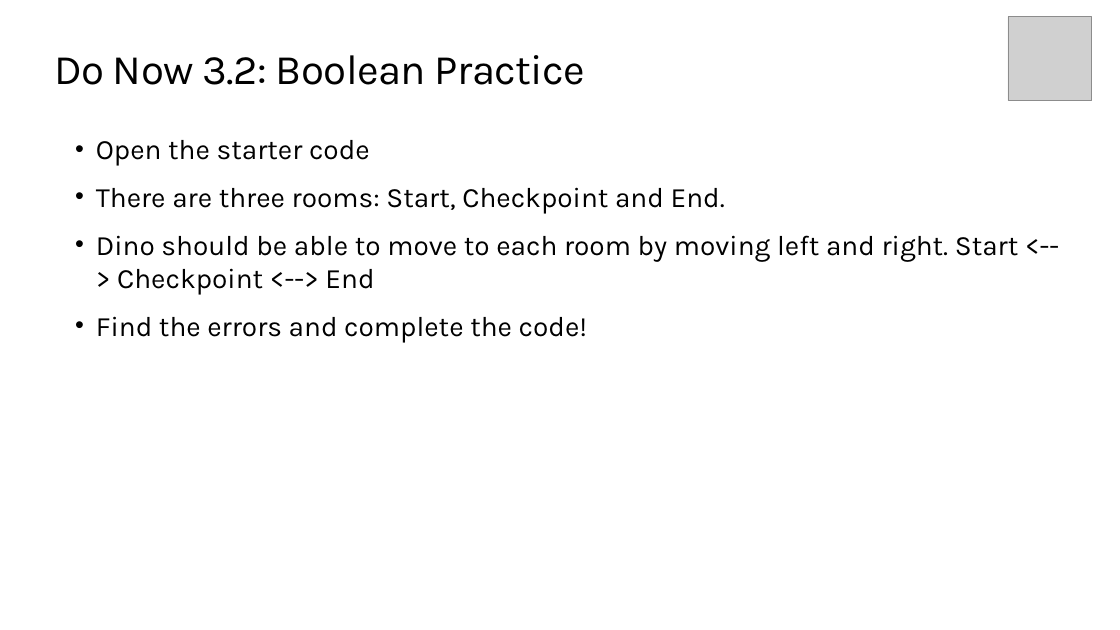
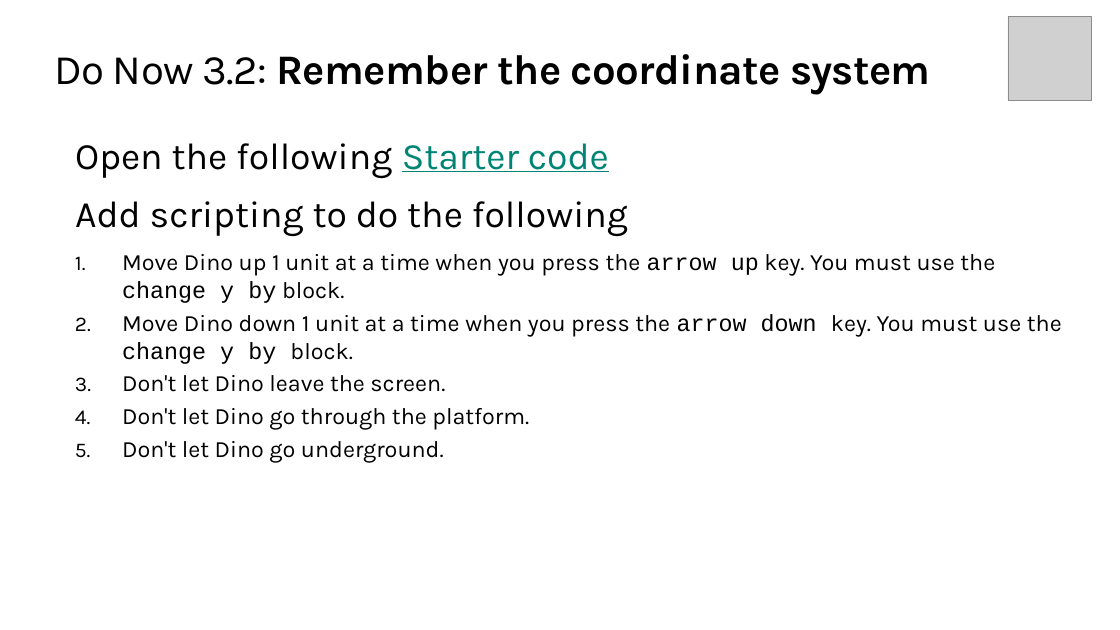
Before and after one commit to TEALSK12/introduction-to-computer-science, a slide deck: slide 4 of docs/slidedecks/TEALS SNAP 3.2.pptx. Drawn at 1120x630 pixels with LibreOffice and Linux fonts; fonts in the diff are those of the drawing; grey boxes stand for pictures; background and template pictures are left out. Boxes give left, top, right and bottom in pixels: in the first picture for what was removed or moved away, otherwise in the second. Text is boxed around its words. In the diff, an @@ line names an element or a change of style, - is before the commit and + after.

```diff
--- a/docs/slidedecks/TEALS SNAP 3.2.pptx
+++ b/docs/slidedecks/TEALS SNAP 3.2.pptx
@@ title at (54,54,930,95): text changed; bold on @@
-Do Now 3.2: Boolean Practice
+Do Now 3.2: Remember the coordinate system
@@ text at (75,143,1062,462): text changed; size 24 to 20 pt @@
-• Open the starter code
-• There are three rooms: Start, Checkpoint and End.
-• Dino should be able to move to each room by moving left and right. Start <--> Checkpoint <--> End
-• Find the errors and complete the code!
+Open the following Starter code
+Add scripting to do the following
+  1. Move Dino up 1 unit at a time when you press the arrow up key. You must use the change y by block.
+  2. Move Dino down 1 unit at a time when you press the arrow down key. You must use the change y by block.
+  3. Don't let Dino leave the screen.
+  4. Don't let Dino go through the platform.
+  5. Don't let Dino go underground.
```
Also in this commit, not shown: 3 other files.
